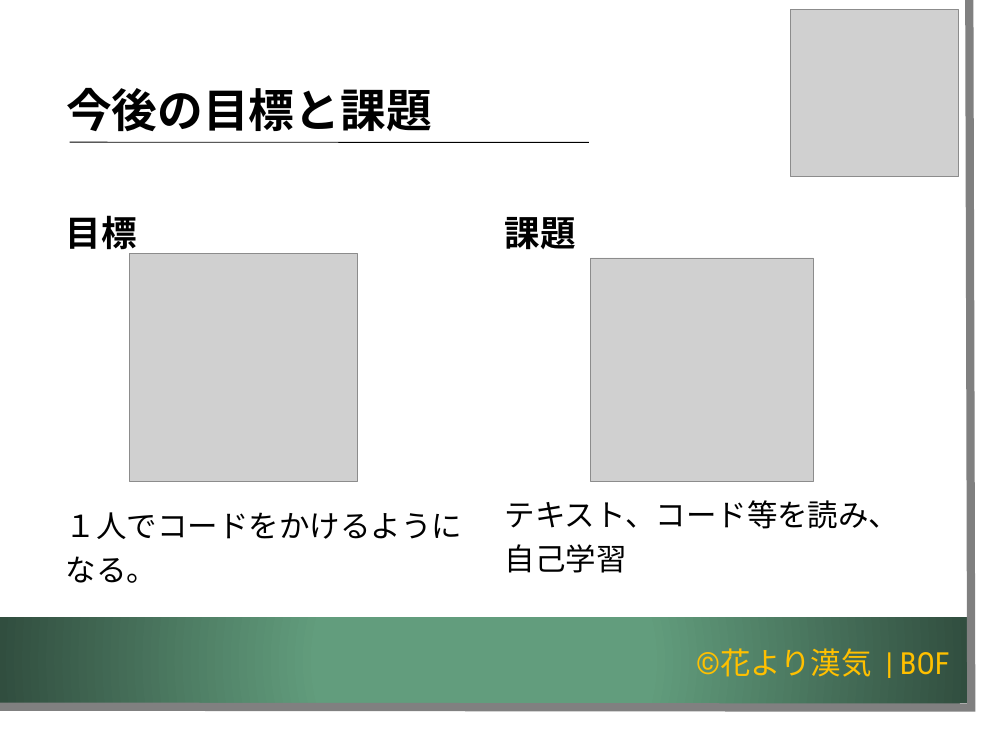
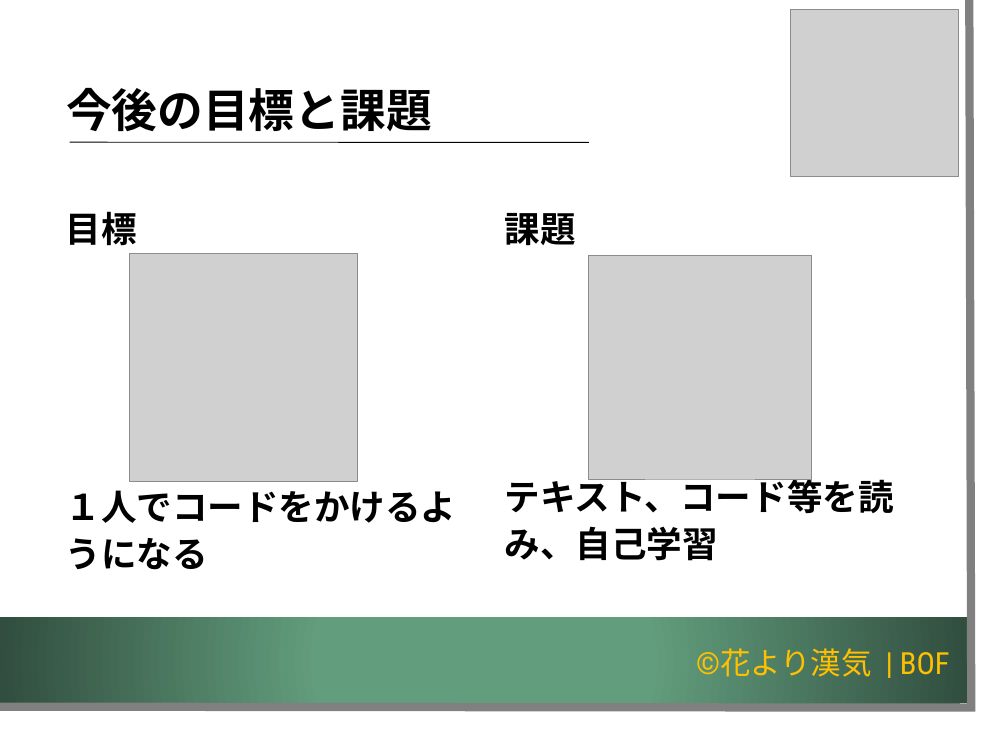
Before and after one commit to K-MIGTA/hanayoriRepo, a slide deck: slide 20 of 成果報告会_発表用スライド_チーム開発演習編集版_1.2.pptx. Drawn at 1008x756 pixels with LibreOffice and Linux fonts; fonts in the diff are those of the drawing; grey boxes stand for pictures; background and template pictures are left out. Boxes give left, top, right and bottom in pixels: in the first picture for what was removed or moved away, otherwise in the second. Text is boxed around its words. In the diff, an @@ line names an element or a change of style, - is before the commit and + after.

```diff
--- a/成果報告会_発表用スライド_チーム開発演習編集版_1.2.pptx
+++ b/成果報告会_発表用スライド_チーム開発演習編集版_1.2.pptx
@@ text "課題" at box(505, 213, 894, 561): size 24 to 28 pt, bold on in "テキスト、コード等を読み、自己学習"; line spacing 1.2 to 1.1 @@
@@ text at box(66, 211, 137, 246): line spacing 1.2 to 1.1 @@
@@ text at box(66, 556, 157, 583): text changed; size 24 to 28 pt; bold on @@
-１人でコードをかけるようになる。
+１人でコードをかけるようになる
```
Also in this commit, not shown: 13 other slides changed.
